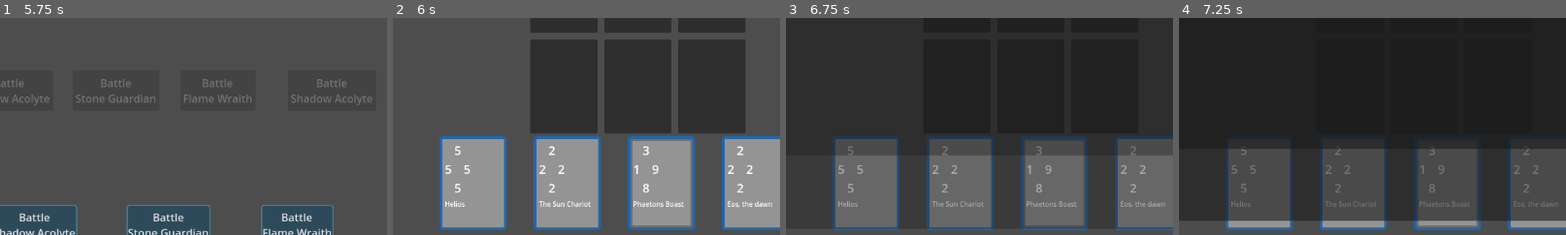
Above: before the commit, frames 1-4 (left to right).
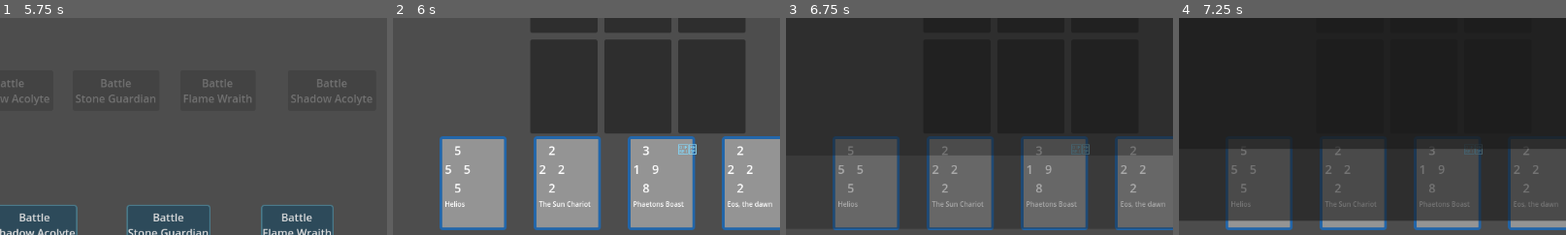
Above: after the commit, the same moments.

Repository: leslieharding/Mnemosyne
Game: Godot game, scene res://Scenes/MainMenu.tscn
The game is run twice, just before and just after one commit, with the same random seed, the same clock (stepped at 60 frames per second) and the same inputs.
Inputs:
- Up to frame 1 (5.75 s): click "New Game" at 0.5 s; click "New Game" at 1.25 s; click "Apollo" at 2 s; click "The Sun" at 2.75 s; click "Start Game" at 3.5 s; click "▶" at 4.25 s; click "▼" at 5 s
- Up to frame 2 (6 s): click "Battle Shadow Acolyte" at 5.75 s
- Up to frame 3 (6.75 s): click "📖" at 6.5 s
- Up to frame 4 (7.25 s): no input
The pictures show only the part of the screen within x 18-68%, y 50-100%; the shares and areas given below are measured in that part.

Frame 1 is identical in both runs. In frame 2, 0.8% of the frame differs, in the area x 61-79%, y 55-97%; in frame 3, 0.1%; in frame 4, 0.2%.

Commit message:
change defensive counter visual

Diff:
--- a/Scripts/card_display.gd
+++ b/Scripts/card_display.gd
@@ -66,7 +66,6 @@
 	# Check for defensive counter ability and show visual cue
 	setup_defensive_counter_visual_cue()
 
-# New function to handle defensive counter visual cue
 func setup_defensive_counter_visual_cue():
 	# Remove existing overlay if it exists
 	if defensive_counter_overlay:
@@ -85,59 +84,35 @@
 
 	# Add visual cue if card has defensive counter
 	if has_defensive_counter:
-		create_defensive_counter_overlay()
+		create_defensive_counter_shield()
 
-# Create the grey inner border overlay for defensive counter cards
-func create_defensive_counter_overlay():
-	# Create a container that matches the panel size
-	defensive_counter_overlay = Control.new()
-	defensive_counter_overlay.name = "DefensiveCounterOverlay"
-	defensive_counter_overlay.set_anchors_preset(Control.PRESET_FULL_RECT)
-	defensive_counter_overlay.mouse_filter = Control.MOUSE_FILTER_IGNORE
+# Create the shield icon for defensive counter cards
+func create_defensive_counter_shield():
+	# Create a label for the shield icon
+	var shield_label = Label.new()
+	shield_label.text = "🛡️"  # Shield emoji (same as defense experience icon)
+	shield_label.name = "DefensiveCounterShield"
+	shield_label.add_theme_font_size_override("font_size", 16)
+	shield_label.add_theme_color_override("font_color", Color("#87CEEB"))  # Sky blue like defense exp
+	shield_label.horizontal_alignment = HORIZONTAL_ALIGNMENT_CENTER
+	shield_label.vertical_alignment = VERTICAL_ALIGNMENT_CENTER
+	shield_label.mouse_filter = Control.MOUSE_FILTER_IGNORE
 
-	# Create the grey inner border rectangles
-	var border_thickness = 3
-	var border_color = Color("#666666", 0.8)  # Semi-transparent grey
-
-	# Get panel size for positioning
+	# Get panel size for positioning (same positioning logic as stat nullify arrow)
 	var panel_size = panel.size if panel.size != Vector2.ZERO else panel.custom_minimum_size
 
-	# Create four border rectangles (inner border, so inset by existing border width)
-	var inset = 4  # Inset from the existing colored border
+	# Position in top-right corner of the card (same as stat nullify arrow)
+	shield_label.position = Vector2(panel_size.x - 25, 5)  # 25px from right edge, 5px from top
+	shield_label.size = Vector2(20, 20)  # Small square area for the shield
 
-	# Top border
-	var top_border = ColorRect.new()
-	top_border.color = border_color
-	top_border.position = Vector2(inset, inset)
-	top_border.size = Vector2(panel_size.x - (inset * 2), border_thickness)
-	defensive_counter_overlay.add_child(top_border)
+	# Add to the panel with high z-index so it appears on top
+	panel.add_child(shield_label)
+	shield_label.z_index = 10
 
-	# Bottom border
-	var bottom_border = ColorRect.new()
-	bottom_border.color = border_color
-	bottom_border.position = Vector2(inset, panel_size.y - inset - border_thickness)
-	bottom_border.size = Vector2(panel_size.x - (inset * 2), border_thickness)
-	defensive_counter_overlay.add_child(bottom_border)
+	# Store reference for cleanup
+	defensive_counter_overlay = shield_label
 
-	# Left border
-	var left_border = ColorRect.new()
-	left_border.color = border_color
-	left_border.position = Vector2(inset, inset)
-	left_border.size = Vector2(border_thickness, panel_size.y - (inset * 2))
-	defensive_counter_overlay.add_child(left_border)
-
-	# Right border
-	var right_border = ColorRect.new()
-	right_border.color = border_color
-	right_border.position = Vector2(panel_size.x - inset - border_thickness, inset)
-	right_border.size = Vector2(border_thickness, panel_size.y - (inset * 2))
-	defensive_counter_overlay.add_child(right_border)
-
-	# Add overlay to the panel with high z-index so it appears on top
-	panel.add_child(defensive_counter_overlay)
-	defensive_counter_overlay.z_index = 10
-
-	print("Added defensive counter visual cue to ", card_data.card_name)
+	print("Added defensive counter shield icon to ", card_data.card_name)
 
 # Selection methods
 func select():
